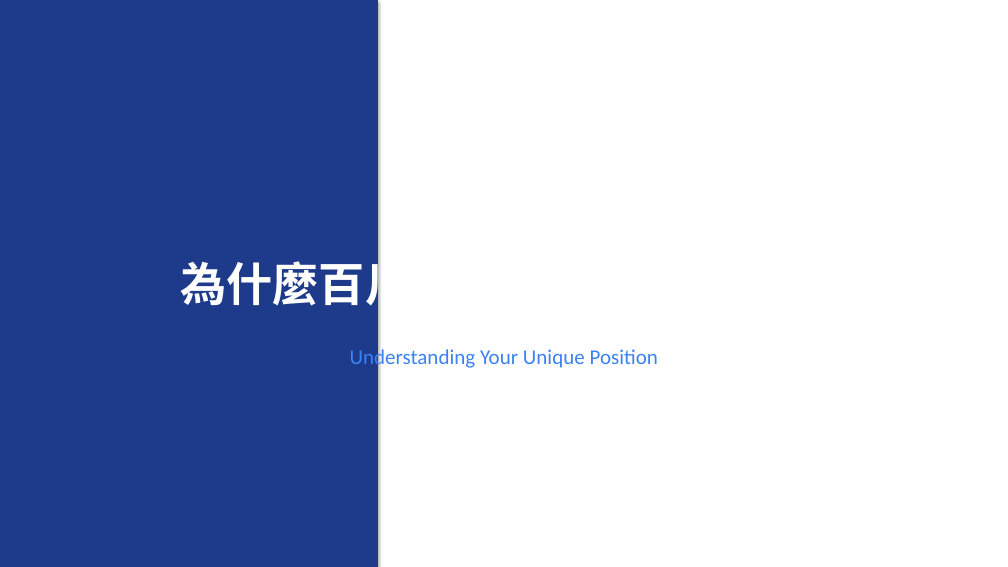
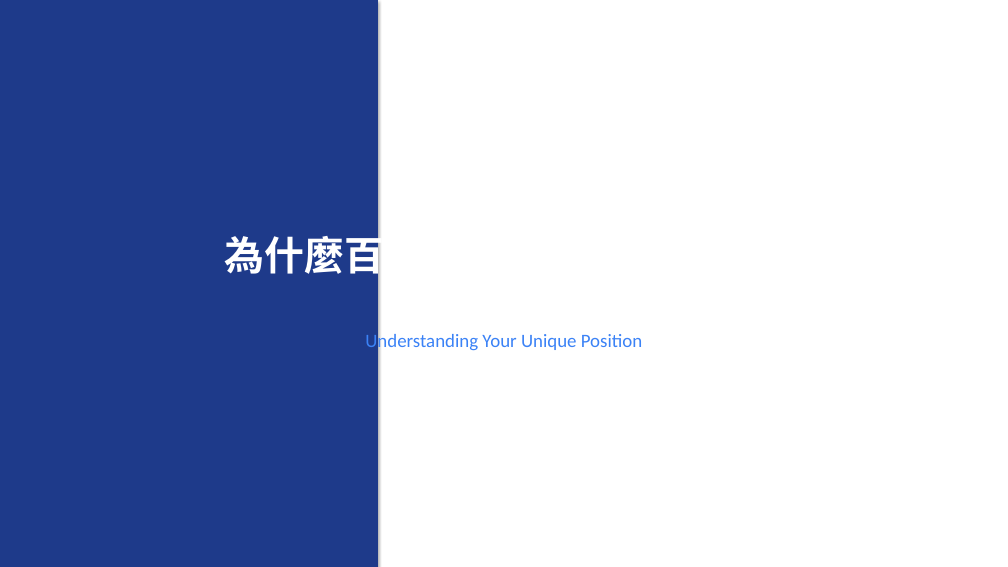
Before and after one commit to thc1006/czech-exchange, a slide deck: slide 2 of 交換經驗分享會_蔡秀吉_百川學程.pptx. Drawn at 1008x567 pixels with LibreOffice and Linux fonts; fonts in the diff are those of the drawing. Boxes give left, top, right and bottom in pixels: in the first picture for what was removed or moved away, otherwise in the second. Text is boxed around its words. In the diff, an @@ line names an element or a change of style, - is before the commit and + after.

```diff
--- a/交換經驗分享會_蔡秀吉_百川學程.pptx
+++ b/交換經驗分享會_蔡秀吉_百川學程.pptx
@@ text "為什麼百川人更需要出國交換？" at [224,229,783,281]: size 44 to 38 pt; vertical alignment middle to top @@
@@ text "Understanding Your Unique Position": place and size @@
-text "Understanding Your Unique Position" at [350,347,658,371]
+text "Understanding Your Unique Position" at [365,332,642,353]
@@ text "Understanding Your Unique Position" at [365,332,642,353]: size 20 to 18 pt @@
```
Also in this commit, not shown: 19 other slides changed, 1 other file.
